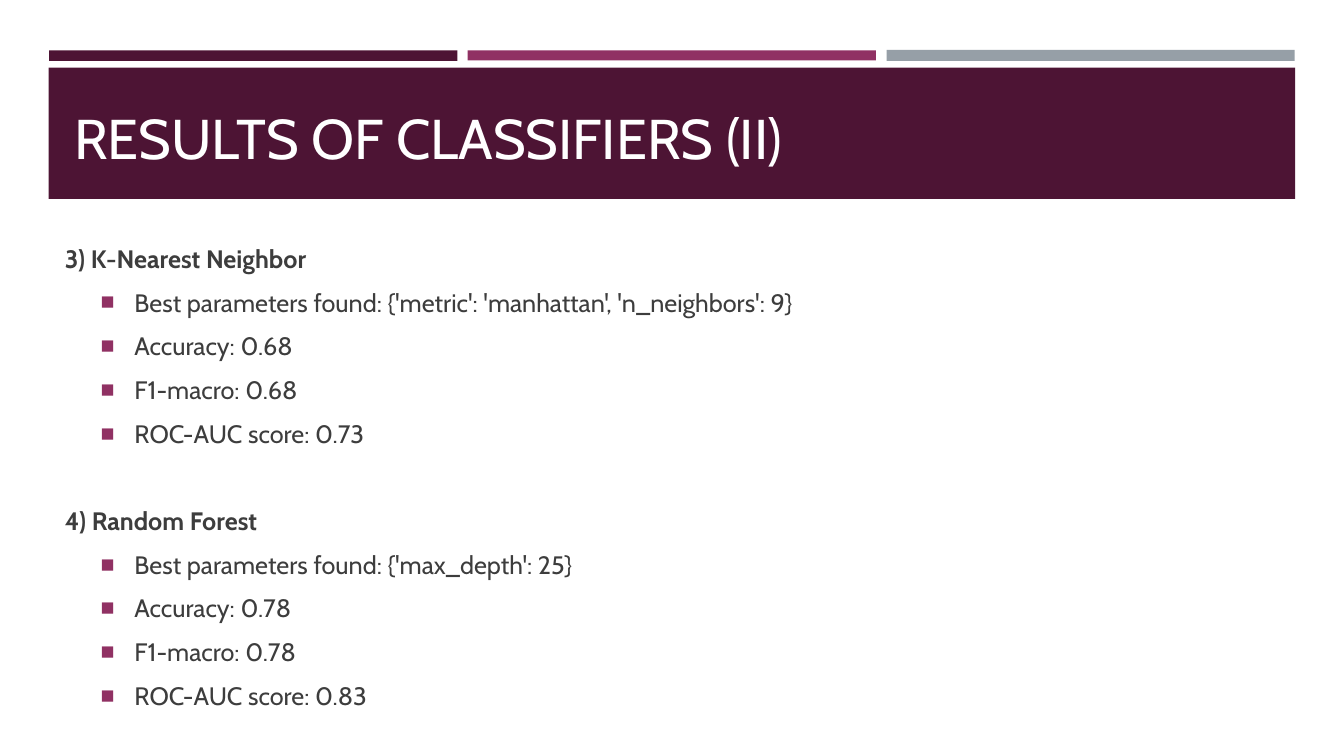
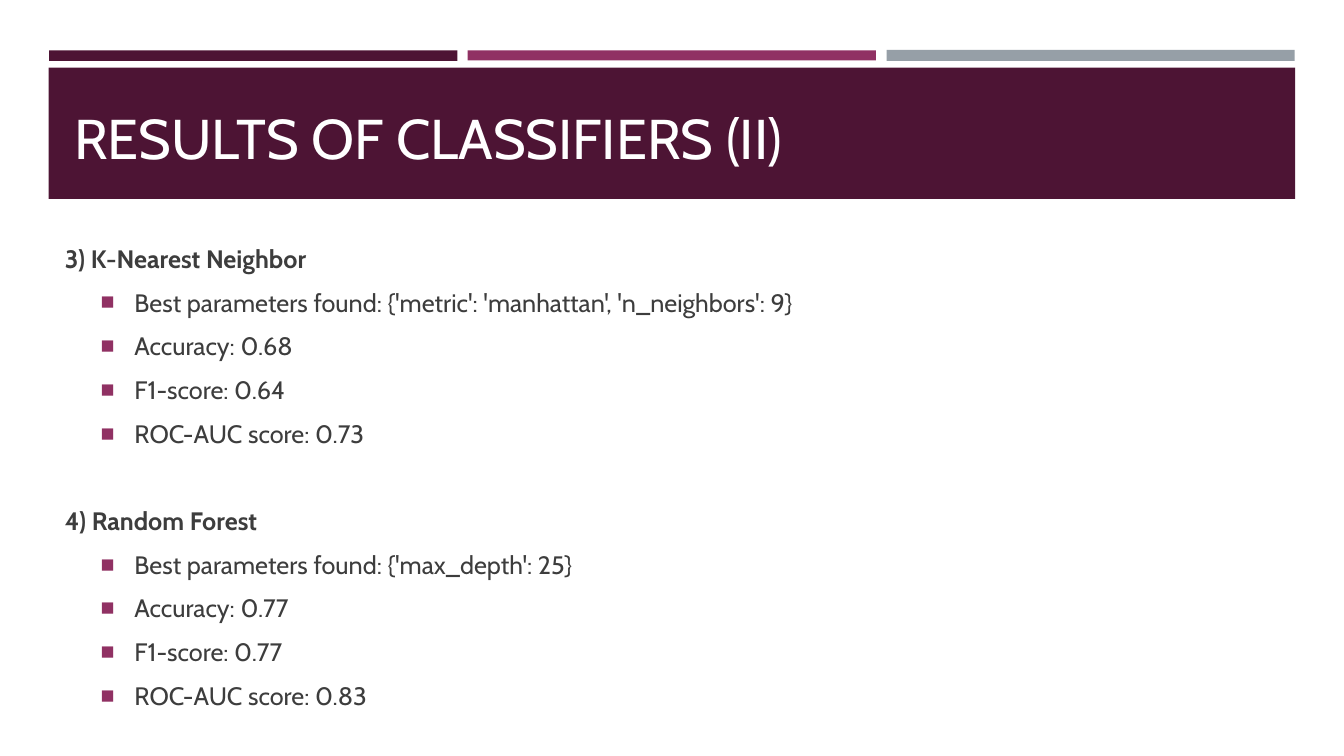
Before and after one commit to stefanopc/Mental-Health-Tech-Prediction, a slide deck: slide 16 of ProjectWorkPPT.pptx (slide 15 before the commit). Drawn at 1344x756 pixels with LibreOffice and Linux fonts; fonts in the diff are those of the drawing. Boxes give left, top, right and bottom in pixels: in the first picture for what was removed or moved away, otherwise in the second. Text is boxed around its words. In the diff, an @@ line names an element or a change of style, - is before the commit and + after.

```diff
--- a/ProjectWorkPPT.pptx
+++ b/ProjectWorkPPT.pptx
@@ text at (134, 381, 285, 400): text changed @@
-  ■ F1-macro: 0.68
+  ■ F1-score: 0.64
@@ text at (134, 599, 289, 662): text changed @@
-  ■ Accuracy: 0.78
-  ■ F1-macro: 0.78
+  ■ Accuracy: 0.77
+  ■ F1-score: 0.77
```
Also in this commit, not shown: 8 other slides changed, 1 slide added, 1 other file.
